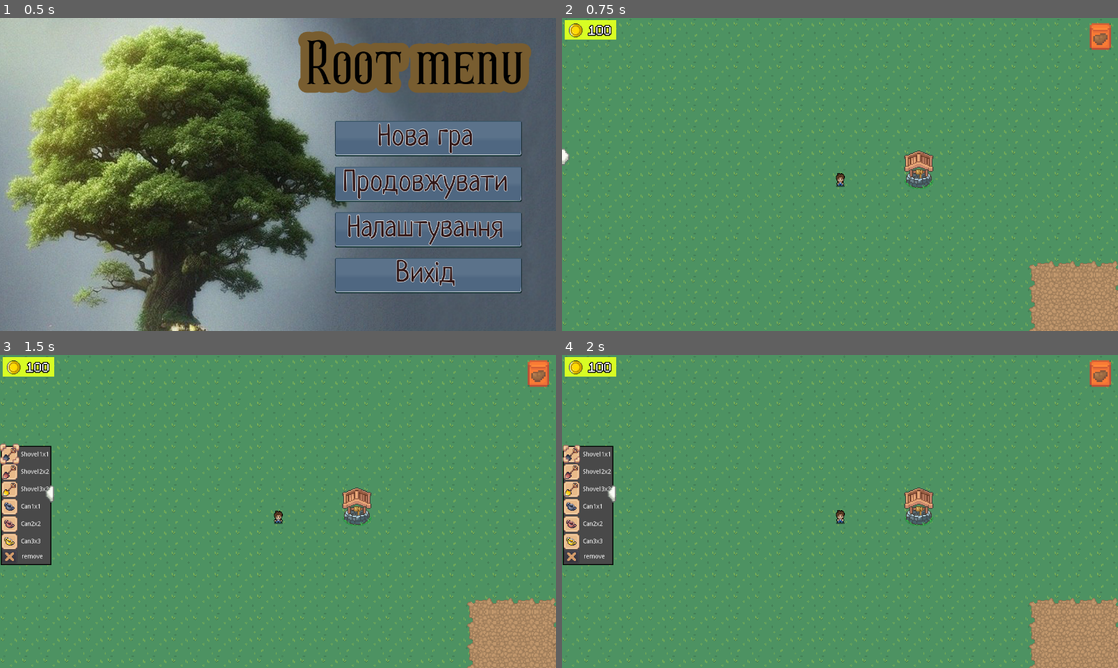
Above: before the commit, frames 1-4 (two rows, left to right).
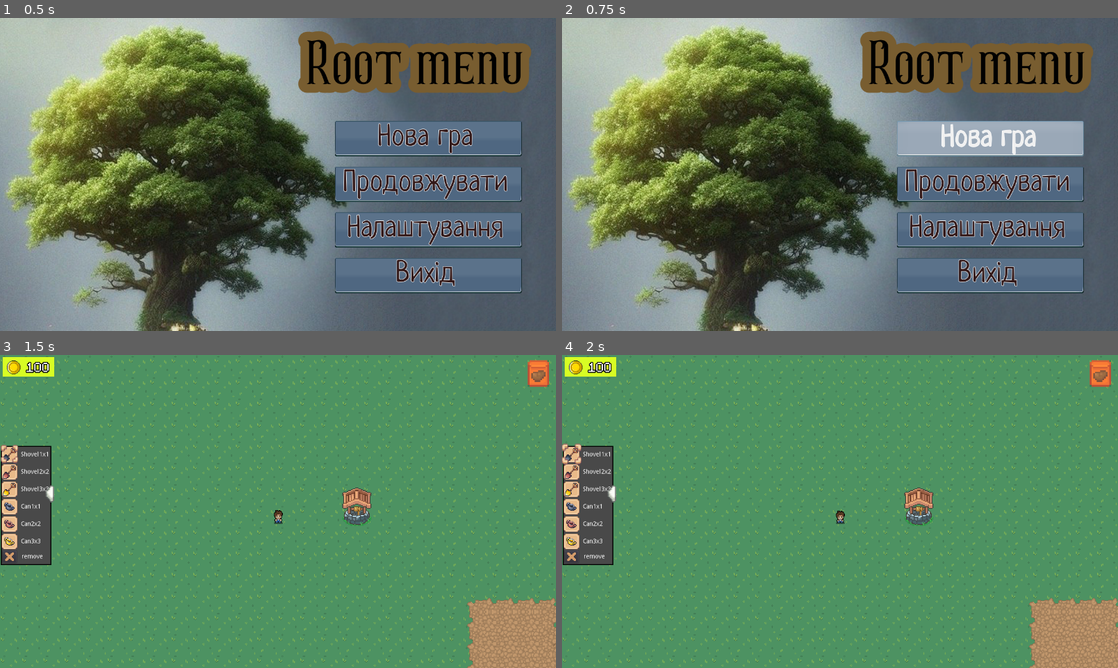
Above: after the commit, the same moments.

Repository: zolkins/RootGame
Game: Godot game, scene res://scenes/main_menu.tscn
Two runs of this game, one before a commit and one after it. Both use one fixed random seed, a clock stepped at 60 frames per second and the inputs below.
Inputs (mouse positions are in pixels of both pictures, inside the frame that each line leads up to):
- Up to frame 1 (0.5 s): no input
- Up to frame 2 (0.75 s): click "Нова гра" at 0.5 s
- Up to frame 3 (1.5 s): click (5, 492) at 1.27 s
- Up to frame 4 (2 s): no input

Frame 1 is identical in both runs. In frame 2, 100% of the frame differs, in the area x 0-100%, y 0-100%; in frame 3, 0.1%; in frame 4, 0.1%.

Commit message:
add sfx for buttons

Diff:
--- a/scenes/Hotbar.tscn
+++ b/scenes/Hotbar.tscn
@@ -201,5 +201,7 @@
 cell_size = Vector2( 32, 32 )
 format = 1
 
+[node name="sfx" type="AudioStreamPlayer" parent="."]
+
 [connection signal="pressed" from="Items/Delete" to="." method="_on_Delete_pressed"]
 [connection signal="pressed" from="Slider" to="." method="_on_Slider_pressed"]
--- a/scenes/main_menu.tscn
+++ b/scenes/main_menu.tscn
@@ -13,6 +13,7 @@
 var newMap = \"res://scenes/map.tscn\"
 var continueMap = \"res://scenes/map.tscn\"
 var music_volume:float
+onready var sfx = $buttons
 
 func _ready():
 	#Установка показателей для слайдера
@@ -24,24 +25,42 @@
 
 
 func _on_NewGame_pressed():
+	sfx.stream = preload(\"res://resources/mp3/sfx/start_play.wav\")
+	sfx.play()
+	yield(get_tree().create_timer(0.7), \"timeout\")
 	get_tree().change_scene(newMap)
+
 func _on_Continue_pressed():
+	sfx.stream = preload(\"res://resources/mp3/sfx/start_play.wav\")
+	yield(get_tree().create_timer(0.7), \"timeout\")
+	sfx.play()
 	get_tree().change_scene(continueMap)
+
 func _on_Settings_pressed():
+	sfx.stream = preload(\"res://resources/mp3/sfx/go_settings.wav\")
+	sfx.play()
 	$Tween.interpolate_property($camera, \"position\", $camera.position, Vector2(640, 1800), 1, Tween.TRANS_SINE, Tween.EASE_OUT)
 	$Tween.start()
+
 func _on_Exit_pressed():
 	get_tree().quit()
 
 # Settings_part
 func _on_settings_back_pressed():
+	sfx.stream = preload(\"res://resources/mp3/sfx/go_settings.wav\")
+	sfx.play()
 	$Tween.interpolate_property($camera, \"position\", $camera.position, Vector2(640, 360), 1, Tween.TRANS_SINE, Tween.EASE_OUT)
 	$Tween.start()
 
 func _on_full_screen_b_toggled(toggle):
+	sfx.stream = preload(\"res://resources/mp3/sfx/any_in_settings.mp3\")
+	sfx.play()
 	OS.window_fullscreen = toggle
+
 # 0 - ua || 1 - sru || 2 - en
 func _on_language_item_selected(id):
+	sfx.stream = preload(\"res://resources/mp3/sfx/any_in_settings.mp3\")
+	sfx.play()
 	if id == 0:
 		Global.languge = \"uk\"
 	elif id == 1:
@@ -61,6 +80,8 @@
 	$settings/speed_scroll_float.text = str(value)
 
 func _on_joy_stick_b_toggled(toggle):
+	sfx.stream = preload(\"res://resources/mp3/sfx/any_in_settings.mp3\")
+	sfx.play()
 	Global.is_phone = toggle
 "
 
@@ -292,6 +313,9 @@
 margin_bottom = 561.0
 theme = ExtResource( 5 )
 
+[node name="buttons" type="AudioStreamPlayer" parent="."]
+bus = "SFX"
+
 [connection signal="pressed" from="NewGame" to="." method="_on_NewGame_pressed"]
 [connection signal="pressed" from="Continue" to="." method="_on_Continue_pressed"]
 [connection signal="pressed" from="Settings" to="." method="_on_Settings_pressed"]
--- a/scenes/player.tscn
+++ b/scenes/player.tscn
@@ -182,6 +182,8 @@
 
 [node name="CanvasLayer2" parent="." instance=ExtResource( 6 )]
 
+[node name="sfx" type="AudioStreamPlayer" parent="."]
+
 [node name="Foot_step" type="AudioStreamPlayer2D" parent="."]
 stream = ExtResource( 9 )
 bus = "SFX"
--- a/scripts/Hotbar.gd
+++ b/scripts/Hotbar.gd
@@ -2,6 +2,7 @@
 
 const SlotClass = preload("res://scripts/Slot.gd")
 onready var inventory_slots = $Items/GridContainer
+onready var sfx = $sfx
 var holding_item = null
 var i = 0
 
@@ -63,6 +64,8 @@
 
 
 func _on_Delete_pressed():
+	sfx.stream = preload("res://resources/mp3/sfx/remove.wav")
+	sfx.play()
 	remove_child(holding_item)
 	holding_item = null
 	$Items/Select.set_visible(false)
@@ -71,9 +74,11 @@
 
 
 func _on_Slider_pressed():
+	sfx.stream = preload("res://resources/mp3/sfx/any_in_settings.mp3")
+	sfx.play()
 	$Items.set_visible(!$Items.is_visible())
 	if !$Items.is_visible():
-		$Slider.set_position(Vector2(-10, 300))
+		$Slider.set_position(Vector2(-3, 300))
 		$Slider.set_flip_h(false)
 	else:
 		$Slider.set_position(Vector2(105, 300))
--- a/scripts/Slot.gd
+++ b/scripts/Slot.gd
@@ -2,6 +2,7 @@
 
 var item = null
 onready var Select = $"../../Select"
+onready var sfx = $"../../../sfx"
 
 func _ready():
 	if $'.'.get_child(0):
@@ -9,5 +10,7 @@
 		$'.'.get_child(1).text = $'.'.get_child(0).name
 
 func Selected():
+	sfx.stream = preload("res://resources/mp3/sfx/any_in_settings.mp3")
+	sfx.play()
 	Select.set_visible(true)
 	Select.set_position($"..".get_position() + $'.'.get_position() + Vector2(19, 20))
Not shown, added: resources/mp3/sfx/remove.wav
